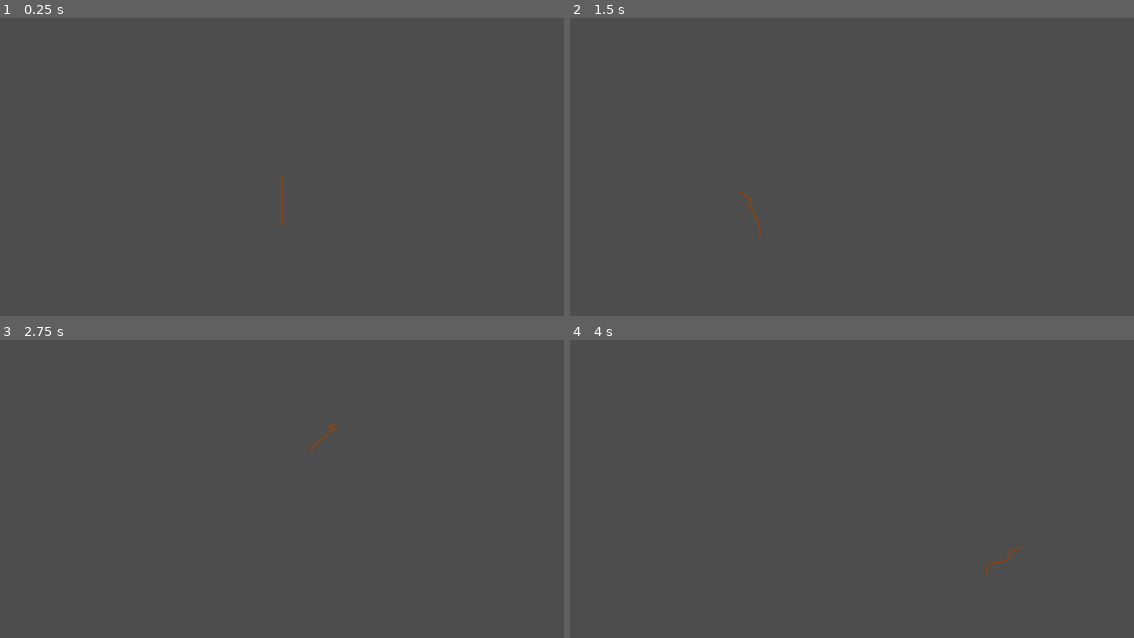
Above: before the commit, frames 1-4 (two rows, left to right).
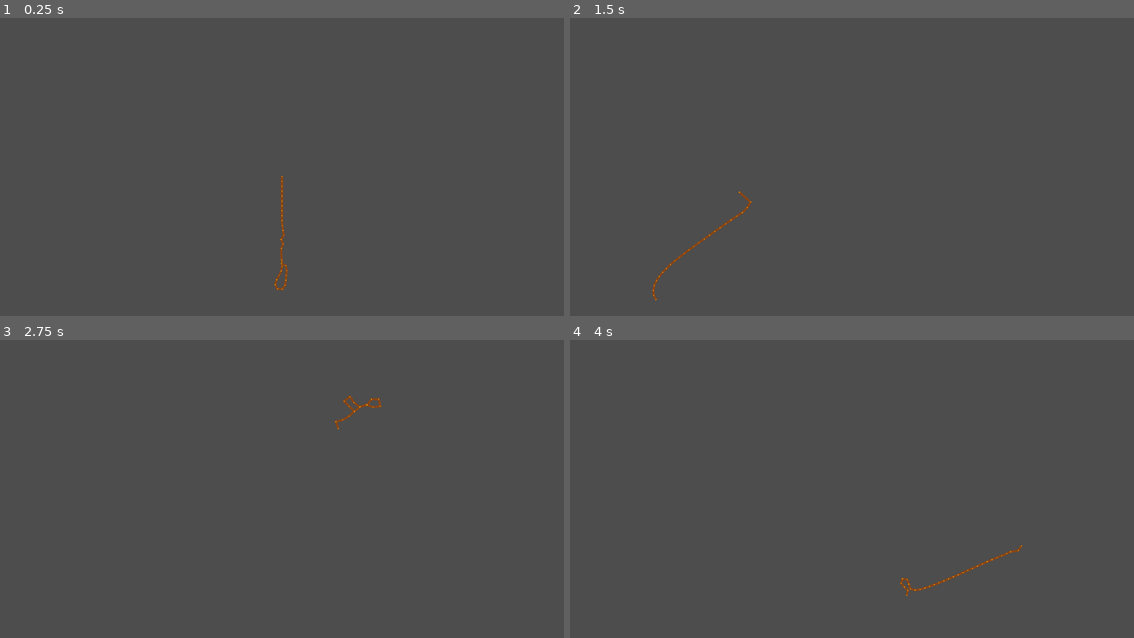
Above: after the commit, the same moments.

Repository: oli-the-broccoli/taught-rope
Game: Godot game, scene res://soft_rope_test.tscn
Two runs of this game, one before a commit and one after it. Both use one fixed random seed, a clock stepped at 60 frames per second and the inputs below.
Inputs (mouse positions are in pixels of both pictures, inside the frame that each line leads up to):
- Up to frame 1 (0.25 s): no input
- Up to frame 2 (1.5 s): tap Enter at 0.5 s; move the mouse to (976, 161) at 0.52 s; hold Right 0.53-1.28 s; tap 1 at 0.6 s; tap Space at 0.77, 1.07 s; tap 2 at 0.8, 1.35 s; move the mouse to (739, 193) at 1.27 s; hold Down from 1.28 s (still down)
- Up to frame 3 (2.75 s): tap Space at 1.52, 1.82 s; tap 3 at 1.55, 2.1 s; move the mouse to (338, 429) at 2.02 s; release Down at 2.03 s; hold Right from 2.03 s (still down); tap 4 at 2.3 s
- Up to frame 4 (4 s): move the mouse to (823, 560) at 2.77 s; release Right at 2.78 s; hold Up 2.78-3.53 s; tap 4 at 2.85 s; tap Space at 3.02, 3.05, 3.32, 3.6, 3.77 s; move the mouse to (1021, 545) at 3.52 s; hold Left from 3.53 s (still down); tap 1 at 3.8 s

The runs differ from the first frame. In frame 1, 0.1% of the frame differs, in the area x 48-52%, y 53-92%; in frame 2, 0.2%, in the area x 14-34%, y 58-95%; in frame 3, 0.2%; in frame 4, 0.2%.

Commit message:
changes to test adjusting rope length

Diff:
--- a/drawing_scene.gd
+++ b/drawing_scene.gd
@@ -16,7 +16,7 @@
 
 func _ready() -> void:
 	positions.append(Vector2(-100,0))
-	positions.append(Vector2(-500,100))
+	positions.append(Vector2(0,-0.0001))
 	positions.append(Vector2(100,0))
 
 	var span: Vector2 = positions[2] - positions[0]
@@ -26,7 +26,8 @@
 	var e2: float = abs(span.dot(norm))
 	#max displacement of middle point from span before free bending angle is breached
 	#var ef: float = _segment_length * cos((PI - free_bending_angle * _segment_length)/2)
-	var h: float = (1.0/3.0) * (e2/2 + e1) * 0.5
+	print(e2/2 + e1)
+	var h: float = (1.0/3.0) * (e2/2 + e1)
 	add_point(positions[0] + norm * h,Color.GREEN)
 	add_point(positions[1] - norm * 2 * h,Color.YELLOW)
 	add_point(positions[2] + norm * h)
--- a/soft_rope_test.gd
+++ b/soft_rope_test.gd
@@ -14,4 +14,19 @@
 	if Input.is_key_pressed(KEY_RIGHT):
 		direction.x += 1
 
+		#soft_rope.target_rope_length += 100
 	#soft_rope.start_point += direction.normalized() * 100 * delta
+
+func _unhandled_input(event: InputEvent) -> void:
+	if event is InputEventKey:
+		if event.pressed:
+			if event.keycode == KEY_1:
+				soft_rope.target_rope_length += 50
+			if event.keycode == KEY_2:
+				soft_rope.target_rope_length -= 50
+			if event.keycode == KEY_3:
+				soft_rope.target_segment_length += 5
+			if event.keycode == KEY_4:
+				soft_rope.target_segment_length -= 5
+			if event.keycode == KEY_SPACE:
+				soft_rope.edit_start = not soft_rope.edit_start
--- a/soft_rope_test.tscn
+++ b/soft_rope_test.tscn
@@ -17,12 +17,16 @@
 
 [node name="SoftRope" type="Node2D" parent="."]
 script = ExtResource("2_63hu4")
+target_rope_length = 300.0
+rope_width = 3.0
+itterations = 50
 damping = 2.0
-bending_stiffness = 0.06
-free_bending_radius = 20.0
-itterations = 50
-rope_length = 200.0
-segments = 30
+k_fc = 5.0
+bending_stiffness = 2.0
+free_bending_radius = 10.0
+collision_itterations = 10
+resolve_collisions_while_constraining = true
+draw_nodes = true
 metadata/_custom_type_script = "uid://dukhop6enx3nn"
 
 [node name="Camera2D" type="Camera2D" parent="."]
